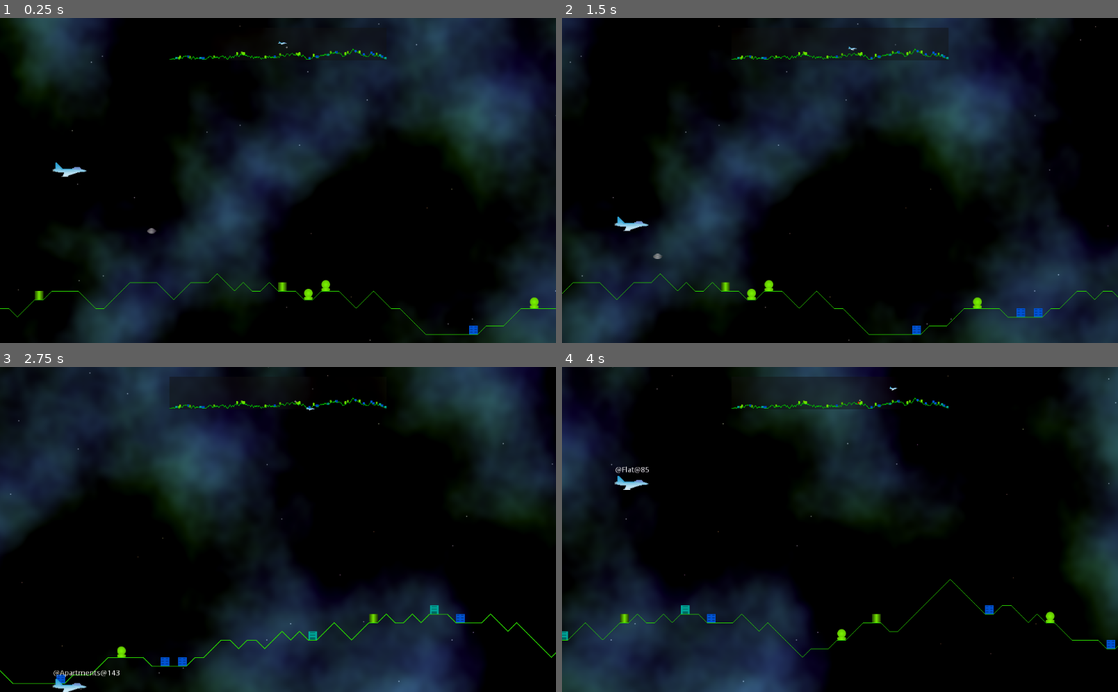
Above: before the commit, frames 1-4 (two rows, left to right).
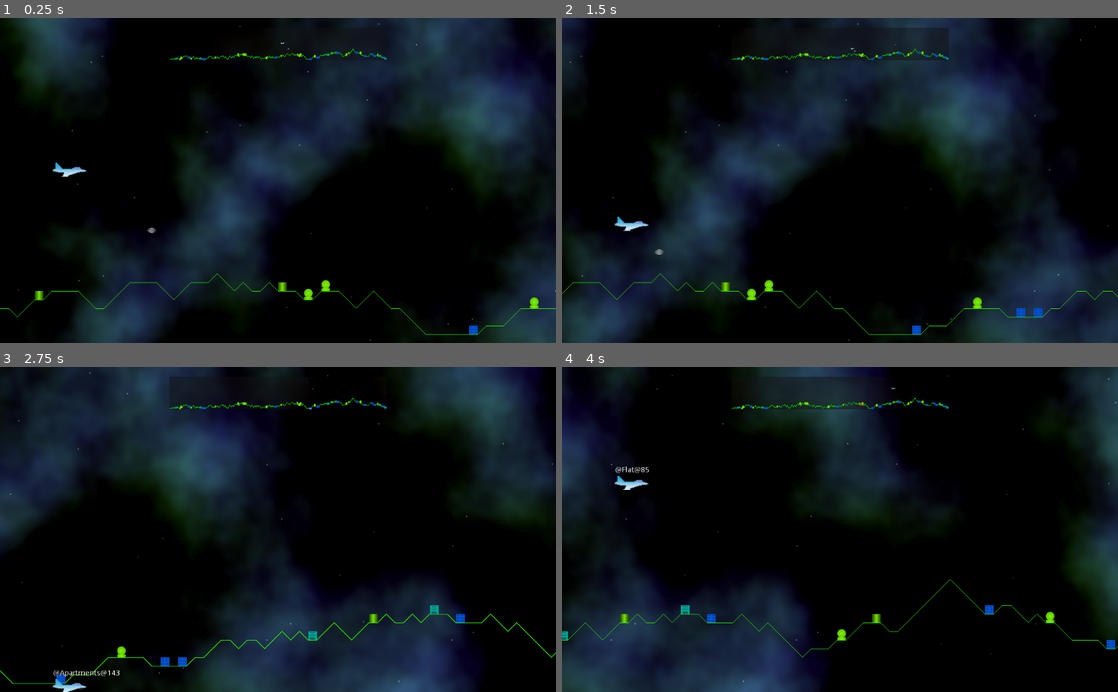
Above: after the commit, the same moments.

Repository: andrew-wilkes/godotia
Game: Godot game, scene res://scenes/Main.tscn
Two runs of this game, one before a commit and one after it. Both use one fixed random seed, a clock stepped at 60 frames per second and the inputs below.
Inputs:
- Up to frame 1 (0.25 s): no input
- Up to frame 2 (1.5 s): tap Enter at 0.5 s; hold Right (ui_right) 0.53-1.28 s; hold Down (ui_down) from 1.28 s (still down)
- Up to frame 3 (2.75 s): release Down (ui_down) at 2.03 s; hold Right (ui_right) from 2.03 s (still down)
- Up to frame 4 (4 s): release Right (ui_right) at 2.78 s; hold Up (ui_up) 2.78-3.53 s; hold Left (ui_left) from 3.53 s (still down)

The runs differ from the first frame. In frame 1, 0.2% of the frame differs, in the area x 26-70%, y 7-67%; in frame 2, 0.2%, in the area x 16-70%, y 8-75%; in frame 3, 0.2%; in frame 4, 0.2%.

Commit message:
Avoid having a Structure offset from terrain point

Diff:
--- a/autoload/Structures.gd
+++ b/autoload/Structures.gd
@@ -17,7 +17,7 @@
 		visible = false
 
 
-func get_item(point: Vector2, grid_size: float):
+func get_item(point: Vector2):
 	var item = generate()
-	item.position = point - Vector2(grid_size, grid_size)
+	item.position = point
 	return item
--- a/autoload/Structures.tscn
+++ b/autoload/Structures.tscn
@@ -12,6 +12,7 @@
 extents = Vector2( 8, 10 )
 
 [node name="Structures" type="Node2D"]
+position = Vector2( 8.3019, 5.24972 )
 script = ExtResource( 1 )
 
 [node name="Apartments" parent="." instance=ExtResource( 3 )]
@@ -19,48 +20,32 @@
 position = Vector2( 12.5609, 17.5191 )
 script = ExtResource( 7 )
 
-[node name="CollisionShape2D" parent="Apartments" index="0"]
-position = Vector2( 8, 8 )
-
-[node name="Sprite" parent="Apartments" index="1"]
-centered = false
-
 [node name="Office" parent="." instance=ExtResource( 3 )]
 modulate = Color( 0, 0.772549, 0.717647, 1 )
 position = Vector2( 34.4928, 17.6448 )
 script = ExtResource( 7 )
 
-[node name="CollisionShape2D" parent="Office" index="0"]
-position = Vector2( 8, 8 )
-
 [node name="Sprite" parent="Office" index="1"]
-position = Vector2( -7.81354, -8.1798 )
 texture = ExtResource( 5 )
-centered = false
-offset = Vector2( 8, 8 )
 
 [node name="Cylinder" parent="." instance=ExtResource( 3 )]
 position = Vector2( 57.2952, 17.5191 )
 script = ExtResource( 2 )
 
-[node name="CollisionShape2D" parent="Cylinder" index="0"]
-position = Vector2( 8.12209, 8 )
-
 [node name="Sprite" parent="Cylinder" index="1"]
 texture = ExtResource( 4 )
-centered = false
 
 [node name="Gas" parent="." instance=ExtResource( 3 )]
 position = Vector2( 79.8827, 17.5191 )
 script = ExtResource( 2 )
 
 [node name="CollisionShape2D" parent="Gas" index="0"]
-position = Vector2( 8, 6 )
+position = Vector2( -8, -10 )
 shape = SubResource( 1 )
 
 [node name="Sprite" parent="Gas" index="1"]
+position = Vector2( -8, -6 )
 texture = ExtResource( 6 )
-centered = false
 offset = Vector2( 0, -4 )
 
 [editable path="Apartments"]
--- a/scenes/Main.gd
+++ b/scenes/Main.gd
@@ -49,7 +49,7 @@
 	# Add structures to terrain flats
 	Structures.coors = terrain.get_points_for_structures(Structures.DENSITY)
 	for point in Structures.coors:
-		var structure = Structures.get_item(point, terrain.GRID_SIZE)
+		var structure = Structures.get_item(point)
 		globals.add_entity(structure, "structures")
 		terrain.line.add_child(structure)
 	map.add_structures()
@@ -59,7 +59,7 @@
 
 func add_enemy_for_testing():
 	var enemy = enemy_scene.instance()
-	enemy.target = globals.structures.values()[16].position
+	enemy.target = globals.structures.values()[18].position
 	enemy.position = Vector2(3200, -200)
 	terrain.line.add_child(enemy)
 	globals.add_entity(enemy, "enemies")
--- a/scenes/Map.gd
+++ b/scenes/Map.gd
@@ -2,7 +2,6 @@
 
 class_name Map
 
-const DX = 3.0
 const SCALE = 0.25
 const ITEM_SCALE = Vector2(SCALE, SCALE)
 
@@ -32,6 +31,7 @@
 
 
 func add_structures():
+	# Don't care about the position here
 	for s in globals.structures.values():
 		var node = s.get_node("Sprite").duplicate()
 		node.name = str(s.get_instance_id())
@@ -63,7 +63,7 @@
 
 
 func get_node_position(node, offset):
-	return node.global_position * coor_scale - Vector2(DX - rect_size.x  + offset * coor_scale.x, DX)
+	return node.global_position * coor_scale + Vector2(rect_size.x - offset * coor_scale.x, 0)
 
 
 func add_player(p, scroll_position, terrain):
@@ -76,7 +76,7 @@
 
 func position_player(p, scroll_position: int, terrain):
 	var max_x = terrain.last_point.x
-	player.scale = ITEM_SCALE
+	player.scale = ITEM_SCALE * 0.5
 	var x = max_x - scroll_position + p.position.x
 	if x > max_x:
 		x = x - max_x
--- a/scenes/Structure.tscn
+++ b/scenes/Structure.tscn
@@ -9,7 +9,9 @@
 collision_layer = 2
 
 [node name="CollisionShape2D" type="CollisionShape2D" parent="."]
+position = Vector2( -8, -8 )
 shape = SubResource( 1 )
 
 [node name="Sprite" type="Sprite" parent="."]
+position = Vector2( -8, -8 )
 texture = ExtResource( 2 )
